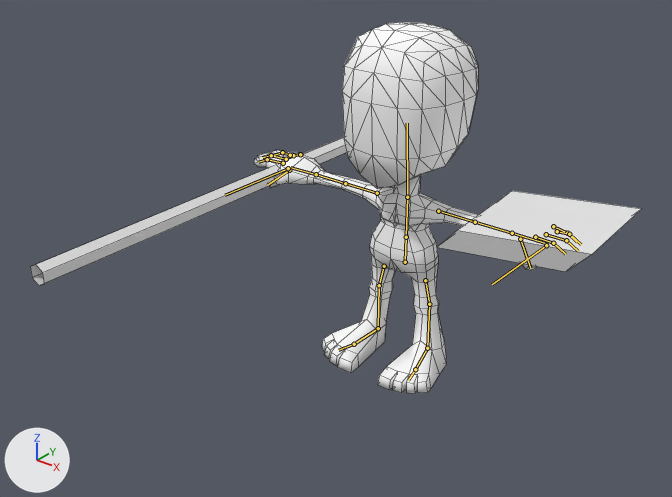
What one commit did to the Blender file Assets/ReferencedData/Client/Meshes-2015/Character/HumanMale.blend.
The view is the same before and after, from a camera (50 mm lens) standing at (2.48, -3.67, 2.78) and looking at (-0.28, -0.22, 0.64). Lighting does not change. The marker at lower left points along +X, +Y and +Z. The bones that bend it are drawn over the model as lines. Mesh edges are drawn as thin lines.

The first picture shows 'ExampleShield', 'ExampleWeapon', 'SkinMesh'.
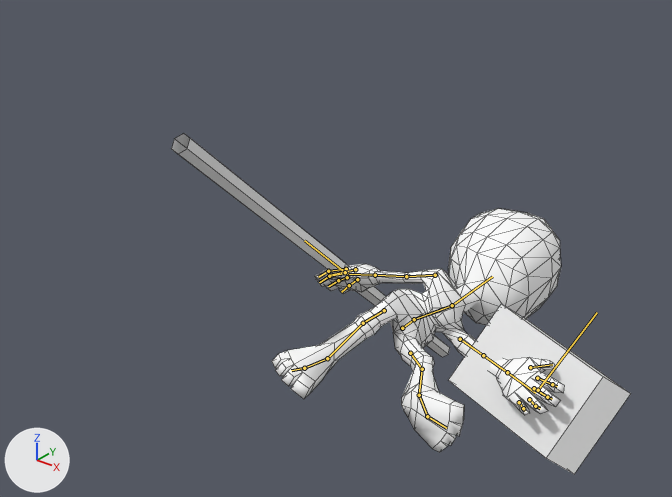
The newer file adds an action. The first version stands in its rest pose; the second is drawn at frame 32 of the action 'Death-Bad'.

The change in detail:
Bone 'Base' (bone_base) moves from (0.0, 0.0, 0.0) to (0.0, -0.406, 0.0).
Bone 'Base' (bone_base) turns from (0, 0, 0) to (-102, 0, -47) degrees about its own x, y and z.
Bone 'Body' (bone_body) turns from (0, 0, 0) to (70, 10, -4) degrees about its own x, y and z.
Bone 'Body' (bone_body) is rescaled from (1.0, 1.0, 1.0) to (1.01, 1.01, 1.01).
Bone 'Neck' (bone_neck) turns from (0, 0, 0) to (-65, 22, -26) degrees about its own x, y and z.
Bone 'Neck' (bone_neck) is rescaled from (1.0, 1.0, 1.0) to (0.99, 0.99, 0.99).
Bone 'LeftShoulder' (bone_leftshoulder) moves from (0.0, 0.0, 0.0) to (0.0, -0.002, 0.0).
Bone 'LeftShoulder' (bone_leftshoulder) turns from (0, 0, 0) to (65, -56, -114) degrees about its own x, y and z.
Bone 'LeftShoulder' (bone_leftshoulder) is rescaled from (1.0, 1.0, 1.0) to (0.99, 0.99, 0.99).
Bone 'LeftHand' (bone_lefthand) turns from (0, 0, 0) to (17, 0, 0) degrees about its own x, y and z.
Bone 'Finger' (bone_finger) moves from (0.0, 0.0, 0.0) to (-0.017, 0.006, -0.075).
Bone 'Finger' (bone_finger) turns from (0, 0, 0) to (-21, 0, 0) degrees about its own x, y and z.
Bone 'Finger.001' (bone_finger_001) moves from (0.0, 0.0, 0.0) to (-0.017, -0.018, -0.085).
Bone 'Finger.001' (bone_finger_001) turns from (0, 0, 0) to (-21, 0, 0) degrees about its own x, y and z.
Bone 'Finger.002' (bone_finger_002) moves from (0.0, 0.0, 0.0) to (-0.02, -0.018, -0.071).
Bone 'Finger.002' (bone_finger_002) turns from (0, 0, 0) to (-21, -4, 3) degrees about its own x, y and z.
Bone 'Finger.004' (bone_finger_004) moves from (0.0, 0.0, 0.0) to (-0.02, -0.02, -0.057).
Bone 'Finger.004' (bone_finger_004) turns from (0, 0, 0) to (-20, -6, 4) degrees about its own x, y and z.
Bone 'Finger.003' (bone_finger_003) moves from (0.0, 0.0, 0.0) to (-0.017, 0.001, -0.038).
Bone 'Finger.003' (bone_finger_003) turns from (0, 0, 0) to (9, 7, 2) degrees about its own x, y and z.
Bone 'RightShoulder' (bone_rightshoulder) moves from (0.0, 0.0, 0.0) to (0.0, -0.002, 0.0).
Bone 'RightShoulder' (bone_rightshoulder) turns from (0, 0, 0) to (-63, -23, -32) degrees about its own x, y and z.
Bone 'RightShoulder' (bone_rightshoulder) is rescaled from (1.0, 1.0, 1.0) to (0.99, 0.99, 0.99).
Bone 'RightElbow' (bone_rightelbow) moves from (0.0, 0.0, 0.0) to (0.001, 0.0, 0.0).
Bone 'RightElbow' (bone_rightelbow) turns from (0, 0, 0) to (1, 7, 17) degrees about its own x, y and z.
Bone 'Right fingers' (bone_right_fingers) moves from (0.0, 0.0, 0.0) to (0.017, 0.014, -0.062).
Bone 'Right fingers' (bone_right_fingers) turns from (0, 0, 0) to (-12, 0, 0) degrees about its own x, y and z.
Bone 'Right fingers.001' (bone_right_fingers_001) moves from (0.0, 0.0, 0.0) to (0.018, 0.002, -0.069).
Bone 'Right fingers.001' (bone_right_fingers_001) turns from (0, 0, 0) to (-12, 1, 0) degrees about its own x, y and z.
Bone 'Right fingers.002' (bone_right_fingers_002) moves from (0.0, 0.0, 0.0) to (0.019, -0.005, -0.062).
Bone 'Right fingers.002' (bone_right_fingers_002) turns from (0, 0, 0) to (-12, 2, -1) degrees about its own x, y and z.
Bone 'Right fingers.003' (bone_right_fingers_003) moves from (0.0, 0.0, 0.0) to (0.02, -0.007, -0.054).
Bone 'Right fingers.003' (bone_right_fingers_003) turns from (0, 0, 0) to (-12, 3, -1) degrees about its own x, y and z.
Bone 'Right fingers.004' (bone_right_fingers_004) moves from (0.0, 0.0, 0.0) to (0.018, 0.003, -0.041).
Bone 'Right fingers.004' (bone_right_fingers_004) turns from (0, 0, 0) to (10, -11, -2) degrees about its own x, y and z.
Bone 'LeftLeg' (bone_leftleg) turns from (0, 0, 0) to (-42, -51, -5) degrees about its own x, y and z.
Bone 'LeftShin' (bone_leftshin) turns from (0, 0, 0) to (33, 0, 0) degrees about its own x, y and z.
Bone 'LeftFeet' (bone_leftfeet) turns from (0, 0, 0) to (60, 0, 0) degrees about its own x, y and z.
Bone 'LeftFeet.001' (bone_leftfeet_001) turns from (0, 0, 0) to (42, -10, -4) degrees about its own x, y and z.
Bone 'RightLeg' (bone_rightleg) turns from (0, 0, 0) to (47, 9, -3) degrees about its own x, y and z.
Bone 'RightFeet' (bone_rightfeet) turns from (0, 0, 0) to (39, 0, 0) degrees about its own x, y and z.

Boxes [x1, y1, x2, y2] around the edits, measured in the pictures (672 x 497 px):
'SkinMesh', posed: before [254, 22, 537, 393]; after [272, 208, 564, 452]
'ExampleShield', posed (10% narrower, 109% taller): before [438, 191, 641, 272]; after [449, 304, 631, 474]
'ExampleWeapon', posed: before [30, 137, 347, 286]; after [171, 133, 450, 357]
bone 'Base', root to tip: before (405, 262) to (406, 237); after (402, 328) to (414, 319)
bone 'Body', root to tip: before (406, 237) to (407, 197); after (414, 319) to (452, 305)
bone 'Neck', root to tip: before (407, 197) to (407, 123); after (452, 305) to (492, 276)
bone 'LeftShoulder', root to tip: before (438, 211) to (475, 222); after (460, 339) to (483, 355)
bone 'LeftHand', root to tip: before (512, 233) to (548, 244); after (507, 372) to (535, 393)
bone 'Finger', root to tip: before (553, 226) to (567, 233); after (519, 402) to (523, 408)
bone 'Finger.001', root to tip: before (557, 231) to (569, 234); after (529, 399) to (535, 406)
bone 'Finger.002', root to tip: before (546, 234) to (566, 240); after (534, 388) to (547, 397)
bone 'Finger.004', root to tip: before (535, 237) to (553, 243); after (537, 378) to (552, 384)
bone 'Finger.003', root to tip: before (520, 239) to (530, 268); after (530, 367) to (552, 364)
bone 'RightShoulder', root to tip: before (377, 193) to (345, 183); after (435, 275) to (406, 276)
bone 'RightElbow', root to tip: before (345, 183) to (316, 174); after (406, 276) to (375, 275)
bone 'Right fingers', root to tip: before (300, 154) to (293, 155); after (357, 279) to (349, 285)
bone 'Right fingers.001', root to tip: before (290, 155) to (282, 152); after (347, 277) to (338, 280)
bone 'Right fingers.002', root to tip: before (286, 159) to (271, 155); after (346, 273) to (329, 276)
bone 'Right fingers.003', root to tip: before (283, 163) to (267, 159); after (346, 269) to (328, 271)
bone 'Right fingers.004', root to tip: before (289, 170) to (267, 185); after (355, 269) to (330, 275)
bone 'LeftLeg', root to tip: before (425, 280) to (429, 304); after (410, 353) to (422, 369)
bone 'LeftShin', root to tip: before (429, 304) to (427, 348); after (422, 369) to (419, 395)
bone 'LeftFeet', root to tip: before (427, 348) to (415, 369); after (419, 395) to (427, 416)
bone 'LeftFeet.001', root to tip: before (415, 369) to (408, 380); after (427, 416) to (446, 428)
bone 'RightLeg', root to tip: before (384, 266) to (379, 285); after (384, 310) to (363, 323)
bone 'RightFeet', root to tip: before (378, 328) to (354, 344); after (327, 358) to (304, 368)
